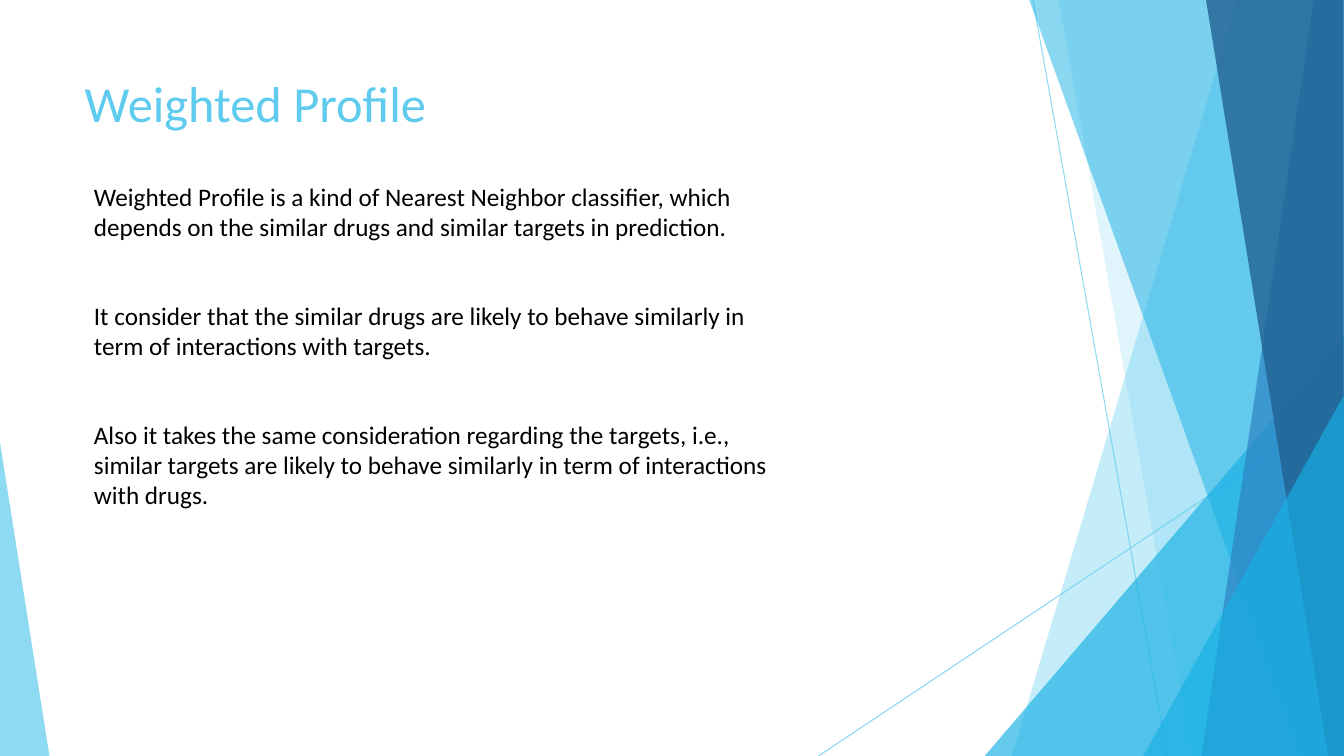
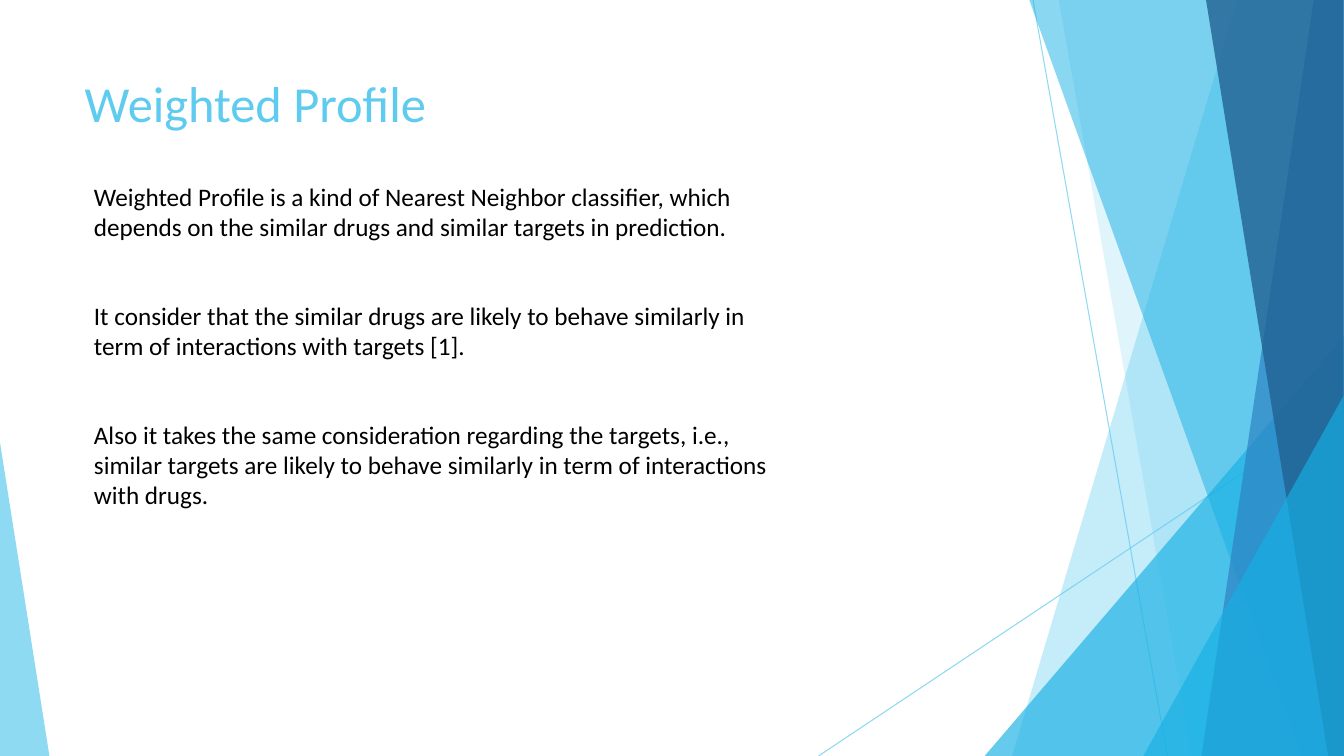
Before and after one commit to AbdullahAlZoabi/Drug-Target-Interaction-Prediction, a slide deck: slide 9 of Drug-Target Interaction Prediction.pptx. Drawn at 1344x756 pixels with LibreOffice and Linux fonts; fonts in the diff are those of the drawing. Boxes give left, top, right and bottom in pixels: in the first picture for what was removed or moved away, otherwise in the second. Text is boxed around its words. In the diff, an @@ line names an element or a change of style, - is before the commit and + after.

```diff
--- a/Drug-Target Interaction Prediction.pptx
+++ b/Drug-Target Interaction Prediction.pptx
@@ text at box(94, 307, 744, 360): text changed @@
-It consider that the similar drugs are likely to behave similarly in term of interactions with targets.
+It consider that the similar drugs are likely to behave similarly in term of interactions with targets [1].
```
Also in this commit, not shown: 6 other slides changed, 3 slides added, 1 slide removed.
